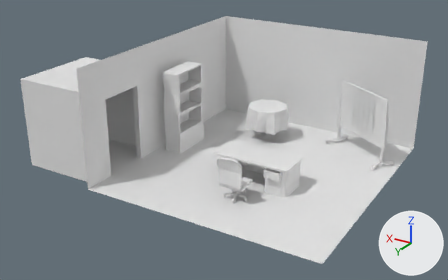
Before and after pictures for a commit that changed the Blender file P2/sin_nombre.blend.
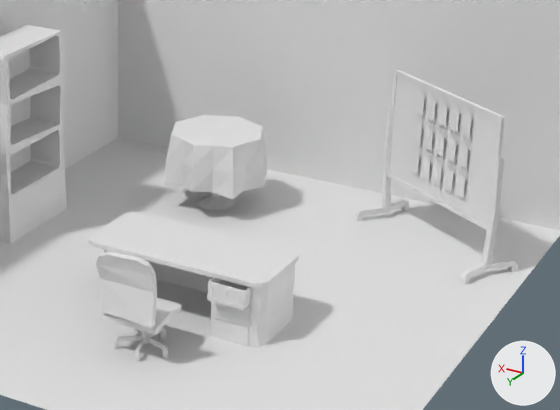
Each version appears first whole from a 50 mm lens placed at (-9.19, 16.23, 9.51), pointed at (1.11, -0.93, 0.92), and next in a close-up on the part from 39% to 92% of the width and 18% to 80% of the height. Arrows for +X, +Y and +Z are at lower right; the lights stay in place.

In view in the first close-up: 'Cajon abrible', 'Cajones', 'Círculo', 'Estanteria', 'Mesa', 'Mesaca', 'Mesaca.001', 'Plane', 'Plane.001', 'Plano', 'Silla'.
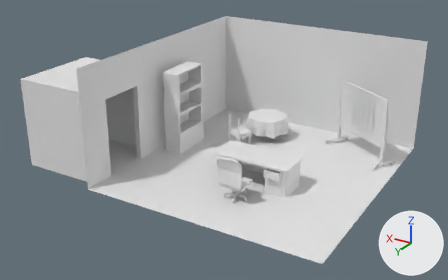
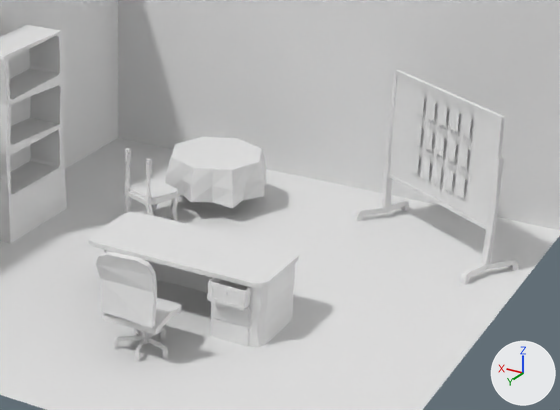
Where the change shows, as pixel boxes [x1, y1, x2, y2] in the close-ups (560 x 410 px):
'Plane', reshaped, modifiers changed
    both: [355, 70, 518, 285]
'Mesaca.001', mesh rescaled, moved (14% shorter)
    before: [164, 115, 267, 199]
    after: [165, 137, 266, 209]
'Cube', added
    after: [125, 148, 178, 221]
'Mesaca', moved
    before: [196, 192, 235, 210]
    after: [201, 202, 226, 209]
part 1 of me_plane_001, added
    after: [460, 158, 518, 285]
part 2 of me_plane_001, built on
    before: [382, 106, 504, 265]
    after: [355, 70, 505, 230]

Diff of the bpy script that builds the scene:
```diff
--- a/P2/sin_nombre.blend.py
+++ b/P2/sin_nombre.blend.py
@@ me_plane_001 @@
 # used by ob_plane; location = (-2.71, -4.21, 0.0); rotation_euler = (0.0, 0.0, -0.552), in degrees (0, 0, -32)
-me_plane_001.from_pydata(...)  # 69 vertices, 57 faces; spans x 0.0..1.36, y -0.51..0.0, z 0.0..2.49
+me_plane_001.from_pydata(...)  # 226 vertices, 218 faces; spans x -1.36..1.36, y -0.55..0.51, z 0.0..2.49
+# me_plane_001 part 1: a new loose piece of 57 vertices spanning x -1.36..-1.16, y -0.55..0.51, z 0.0..1.87
+# me_plane_001 part 2: 8 vertices moved from x 1.22..1.33, y -0.05..0.0, z 1.02..1.87 to x 1.18..1.28, y -0.07..0.01, z 1.02..1.87; 100 vertices added at x -1.26..1.36, y -0.03..0.51, z 0.0..2.49
@@ me_circle_002 @@
 me_circle_002.from_pydata(...)  # 89 vertices, 80 faces; spans x -0.88..0.88, y -0.88..0.88, z -0.3..0.61
 # used by ob_mesaca_001; location = (0.95, -3.93, 0.68)
+# me_circle_002 part 3: the whole mesh is scaled about its middle by (1, 1, 0.732), then moved by (0.0, 0.0, -0.21)
@@ me_cube @@
+me_cube.from_pydata(...)  # 88 vertices, 78 faces; spans x 0.0..0.221, y -0.221..0.196, z -0.39..0.39
@@ ob_plane @@
 ob_plane.rotation_euler = (0.0, 0.0, -0.552)  # degrees (0, 0, -32)
-_m = ob_plane.modifiers.new('Mirror', 'MIRROR')
-_m.use_axis = (True, True, False)
@@ ob_mesaca_001 @@
 ob_mesaca_001 = bpy.data.objects.new('Mesaca.001', me_circle_002)
-ob_mesaca_001.location = (0.95, -3.93, 0.68)
+ob_mesaca_001.location = (0.95, -3.93, 0.62)
@@ ob_cube @@
+ob_cube = bpy.data.objects.new('Cube', me_cube)
+ob_cube.location = (1.53, -2.8, 0.58)
+ob_cube.rotation_euler = (0.0, 0.0, -0.395)  # degrees (0, 0, -23)
+ob_cube.scale = (1.55, 1.55, 1.55)
+_m = ob_cube.modifiers.new('Mirror', 'MIRROR')
+_m.use_clip = True
```
